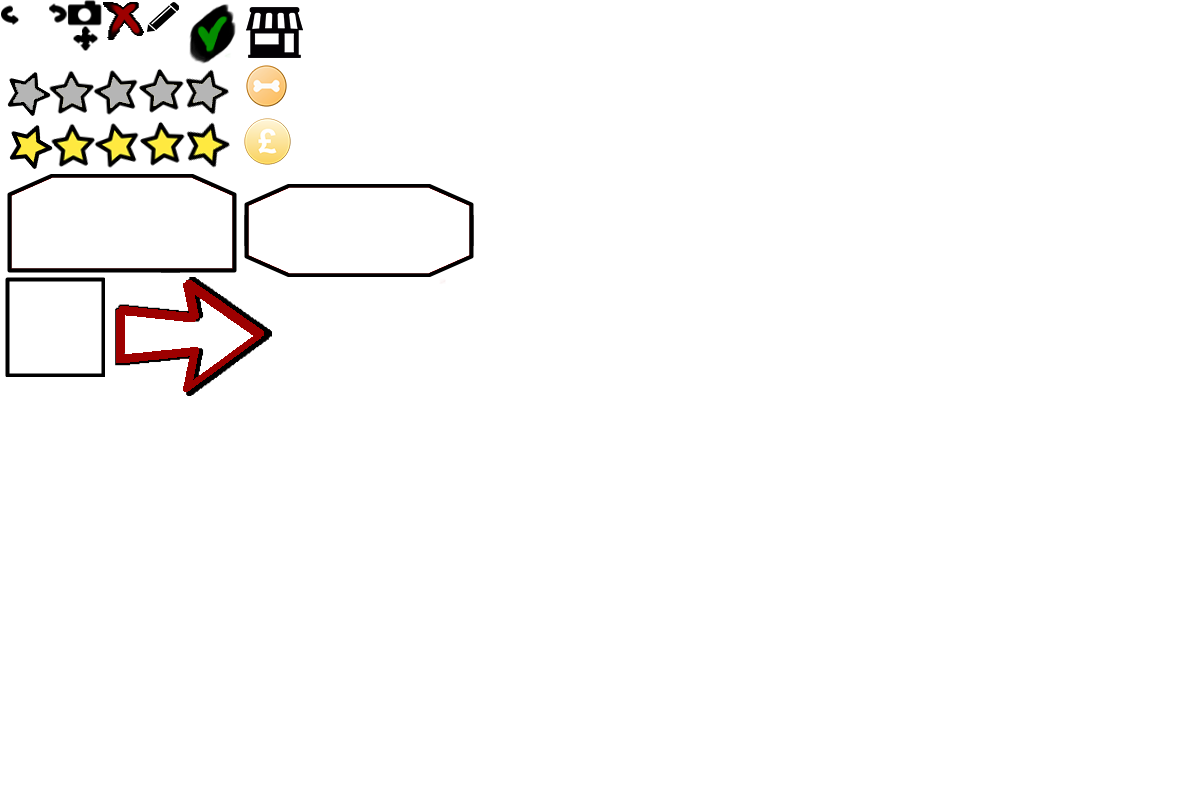
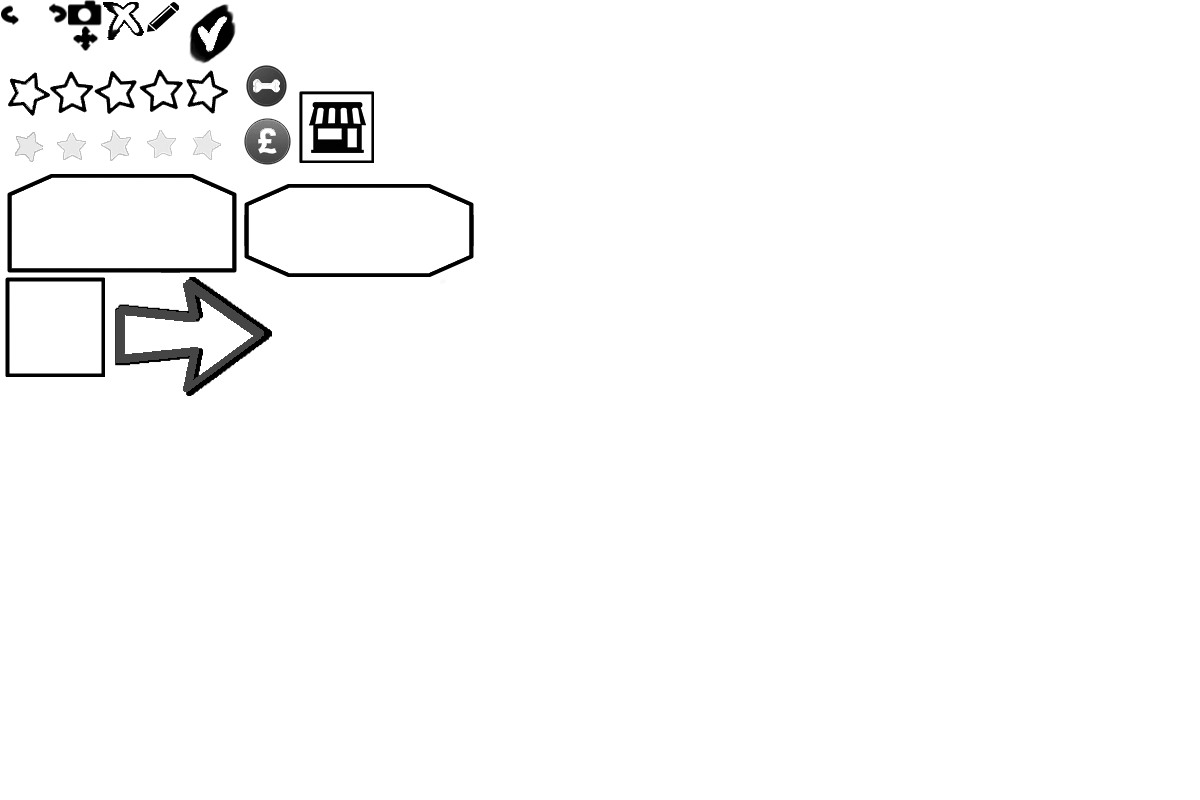
Layer changes from the first 1200 x 800 image to the second:
renamed "Cross" to "Layer 7", moved it above "Layer 5", painted on it over [105, 3, 428, 270]
removed layer "Cross copy" over [103, 3, 446, 285]
removed layer "Tick" over [197, 16, 231, 58]
renamed "DirectionalArrows" to "Layer 5", painted on it over [7, 3, 470, 392]
removed layer "Layer 1" over [248, 187, 470, 274]
removed layer "SectionTab" over [11, 177, 233, 269]
removed layer "Currency" over [244, 118, 291, 165]
removed layer "InGameCurrency" over [246, 65, 287, 107]
removed layer "Store" over [246, 7, 303, 58]
removed layer "StarsEmpty" over [7, 68, 229, 116]
removed layer "StarsFull" over [9, 115, 230, 169]
removed layer "Camera" over [107, 3, 231, 58]
